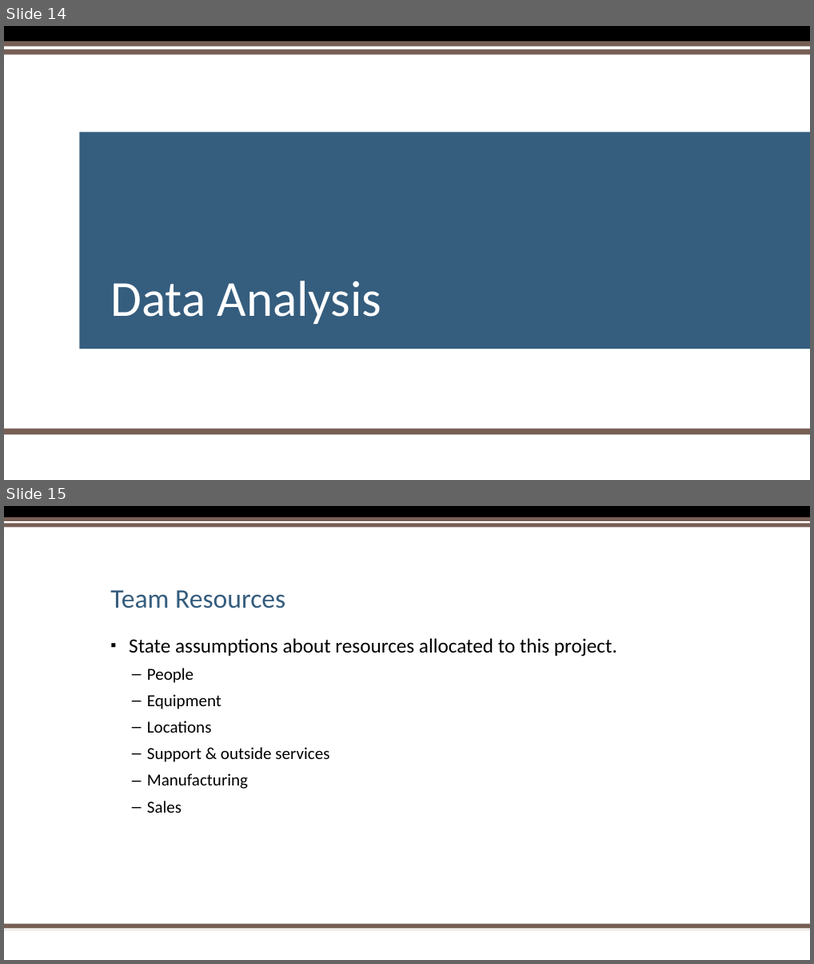
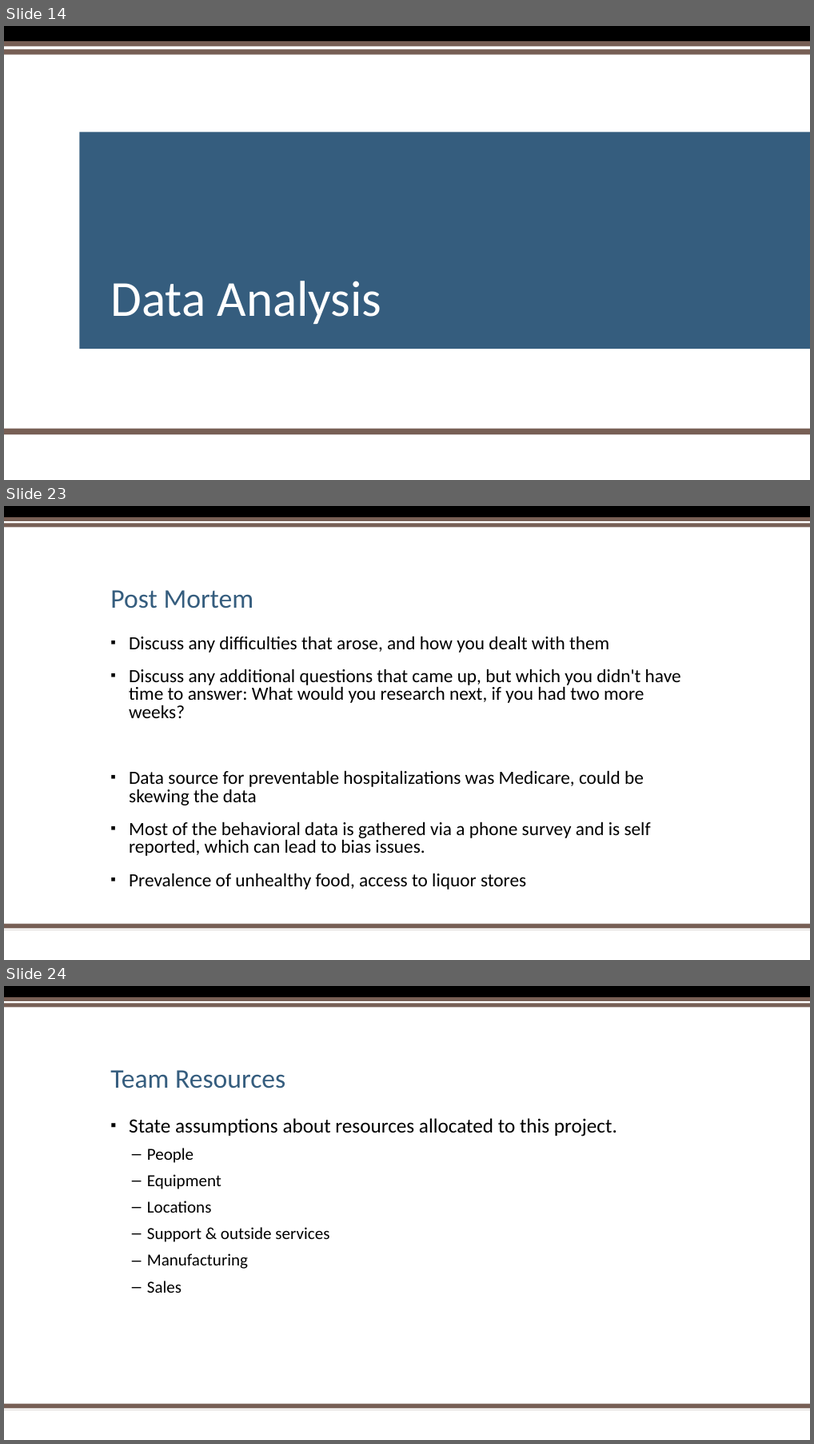
Before and after one commit to hbielser/FourLoopers.CityProject1, a slide deck: Project Files/Presentation/Project One PowerPoint Presentation 2.pptx. Shown one above the other, each under a label of ours: slides 14 and 15 before the commit, slides 14, 23 and 24 after it; the slides between them are not shown. The pictures are 814x964 and 814x1444 pixels, drawn with LibreOffice and Linux fonts; fonts in the diff are those of the drawing; background and template pictures are left out. Boxes give left, top, right and bottom in pixels: in the first picture for what was removed or moved away, otherwise in the second. Text is boxed around its words. In the diff, an @@ line names an element or a change of style, - is before the commit and + after.

Commit message:
update ppt

```diff
--- a/Project Files/Presentation/Project One PowerPoint Presentation 2.pptx
+++ b/Project Files/Presentation/Project One PowerPoint Presentation 2.pptx
@@ slide 23 added at (4, 506, 810, 960), background #FFFFFF; not listed: 5 template elements that a slide beside it also shows @@
@@ title added at (110, 590, 254, 608), 32 pt, text #355D7E @@
+Post Mortem
@@ text added at (129, 636, 682, 889), 22.2 pt, text #000000 @@
+▪ Discuss any difficulties that arose, and how you dealt with them
+▪ Discuss any additional questions that came up, but which you didn't have time to answer: What would you research next, if you had two more weeks?
+▪ Data source for preventable hospitalizations was Medicare, could be skewing the data
+▪ Most of the behavioral data is gathered via a phone survey and is self reported, which can lead to bias issues.
+▪ Prevalence of unhealthy food, access to liquor stores
@@ what was slide 15 is now slide 24 @@
```
Also in this commit, not shown: 8 other slides added.
